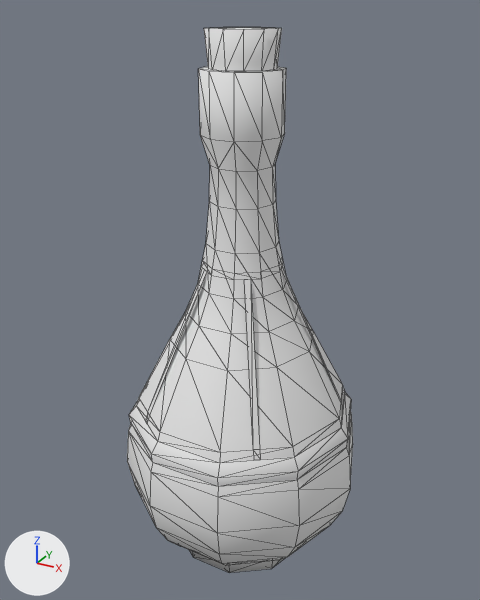
The glTF model apps/world-studio/public/kits/interior-farmhouse-v1/parts/vanilla_clutter_wine_winebottle02b-4f15ffb1.glb as it was, and as the next commit left it.
The view is the same before and after, from a 50 mm camera at (0.231, -0.424, 0.439) aimed at (-0.004, 0.004, 0.225). The axes (+X, +Y, +Z) are drawn at lower left. The lights are the same throughout. The picture after the commit comes second. Mesh edges are drawn as thin lines. Objects named as collision shapes, trigger or cutter boxes, shadow casters or lower levels of detail are left out.

Names of what the first picture shows: 'es|WineBottle02B:0', 'es|WineBottle02B:1', 'es|WineBottle02B:2'.
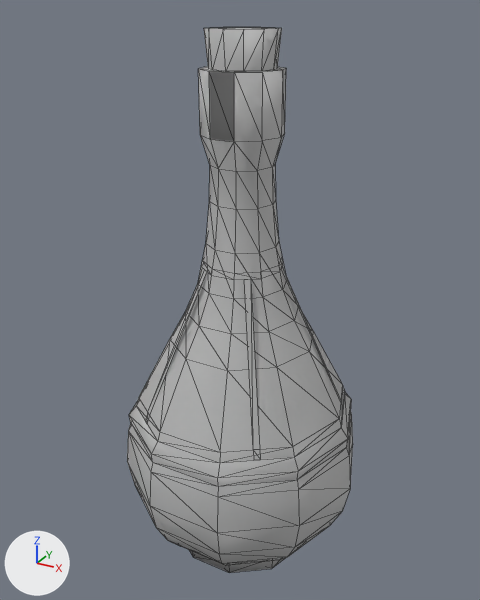
Location of each change, [x1, y1, x2, y2] in pixels of the pictures (480 x 600 px):
'es|WineBottle02B:0__lod1', added
    after: [200, 67, 285, 72]
'es|WineBottle02B:1__lod1', added
    after: [206, 27, 276, 30]

What the commit changed:
Object 'es|WineBottle02B:1__lod1' (ob_es_winebottle02b_1__lod1) is new; it shows me_mesh_1.
Its parent is ob_es_1814a247c4_vanilla__clutter_wine_winebottle02b.
Its location is (0.0, 0.0, 0.0).
Object 'es|WineBottle02B:0__lod1' (ob_es_winebottle02b_0__lod1) is new; it shows me_mesh_0.
Its parent is ob_es_1814a247c4_vanilla__clutter_wine_winebottle02b.
Its location is (0.0, 0.0, 0.0).
